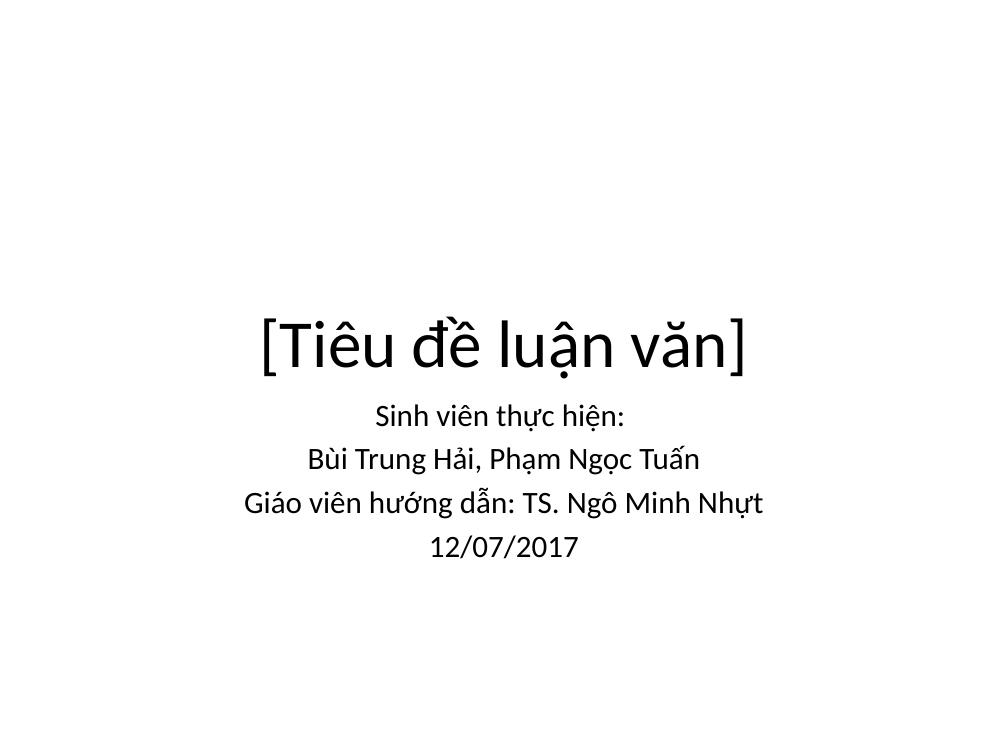
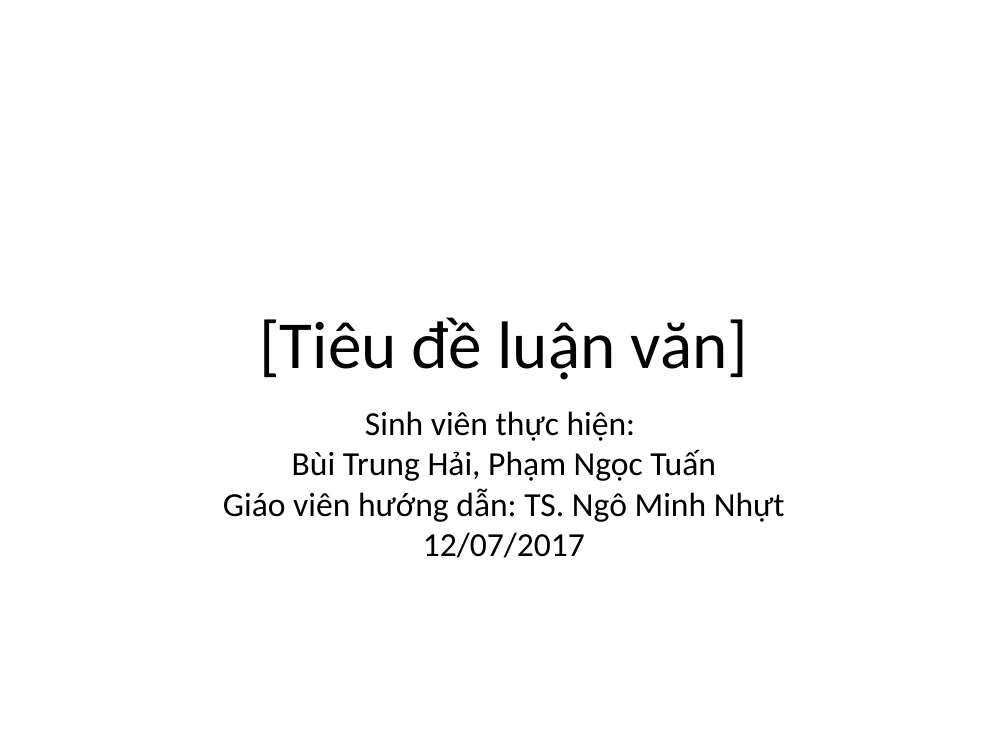
Before and after one commit to phamngoctuan1995/latex_thesis, a slide deck: slide 1 of CauTrucLuanVan.pptx. Drawn at 1008x756 pixels with LibreOffice and Linux fonts; fonts in the diff are those of the drawing. Boxes give left, top, right and bottom in pixels: in the first picture for what was removed or moved away, otherwise in the second. Text is boxed around its words. In the diff, an @@ line names an element or a change of style, - is before the commit and + after.

```diff
--- a/CauTrucLuanVan.pptx
+++ b/CauTrucLuanVan.pptx
@@ text "Sinh viên thực hiện:" at bbox=[223, 411, 785, 558]: size 22.2 to 24 pt; line spacing 0.8 to 1; less space between paragraphs @@
```
Also in this commit, not shown: 10 other slides changed, 41 other files.
